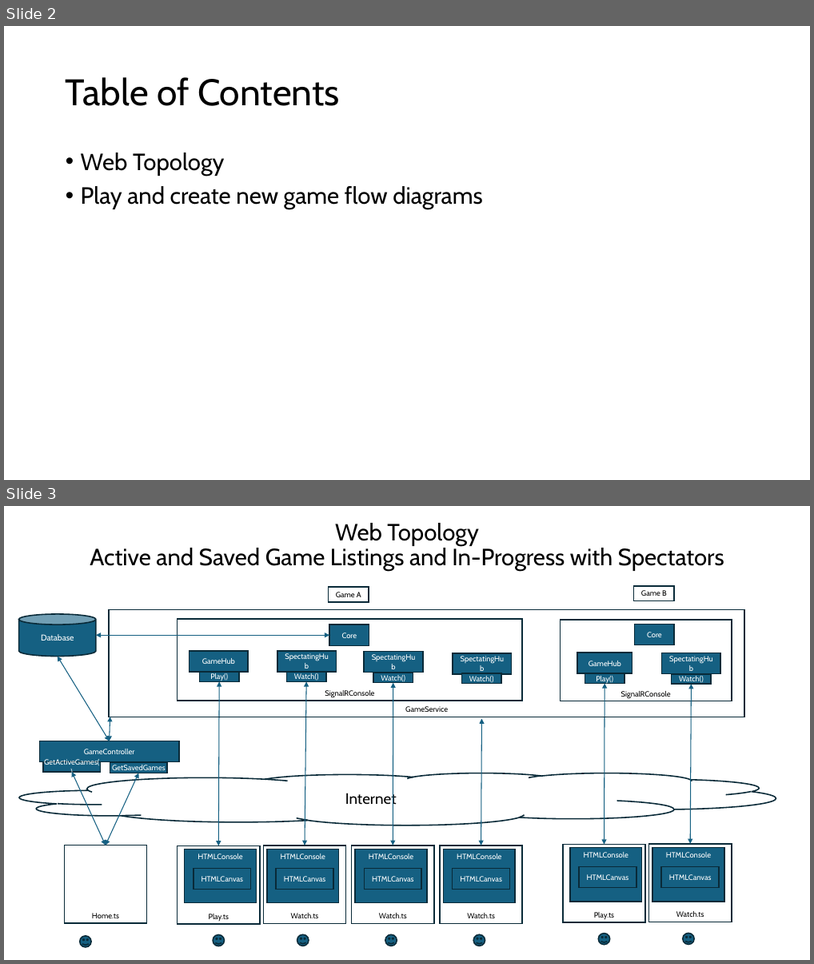
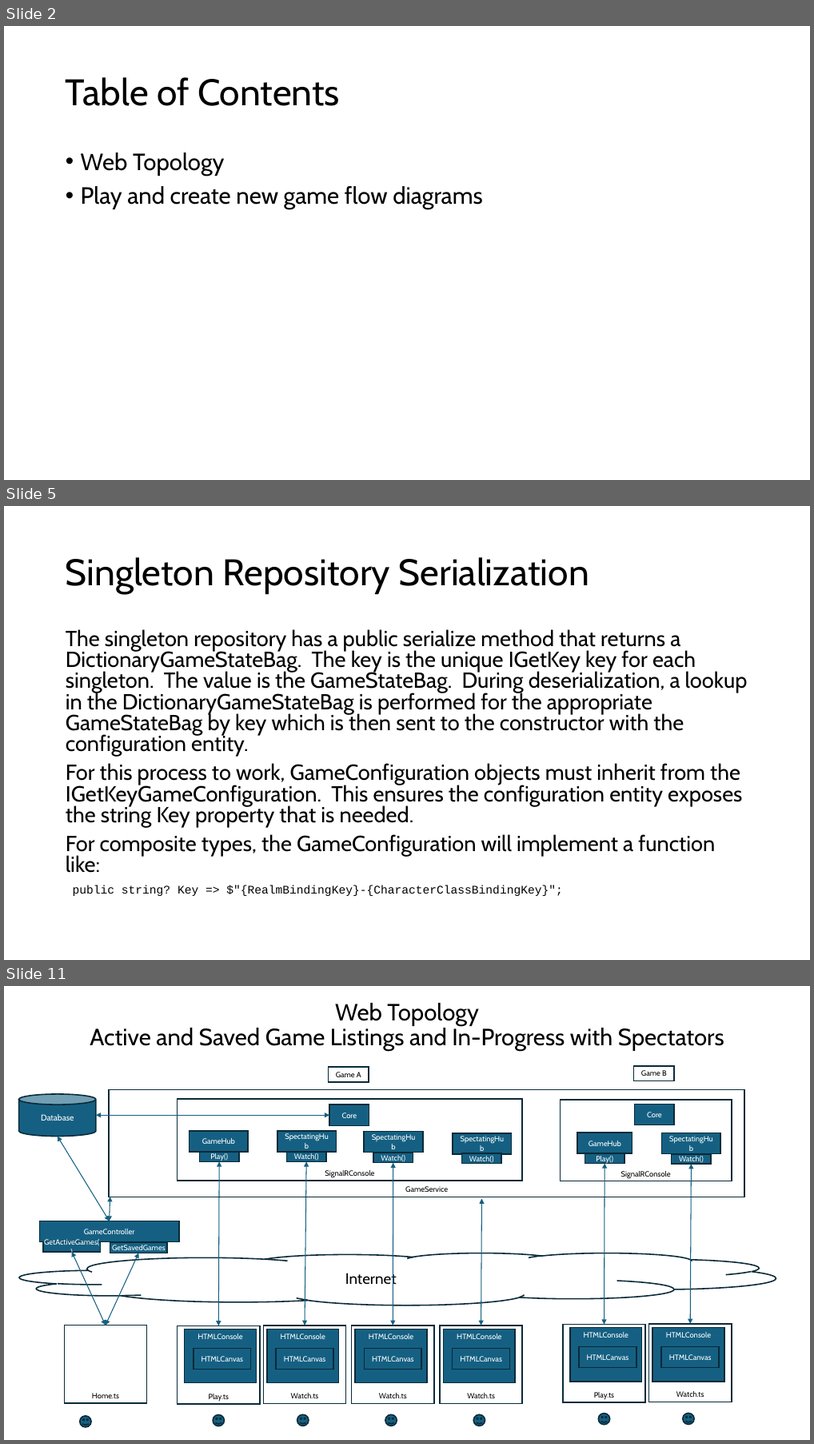
Before and after one commit to marcjohnston/AngbandOS, a slide deck: Documents/Object Property Design and Binding.pptx. Shown one above the other, each under a label of ours: slides 2 and 3 before the commit, slides 2, 5 and 11 after it; the slides between them are not shown. The pictures are 814x964 and 814x1444 pixels, drawn with LibreOffice and Linux fonts; fonts in the diff are those of the drawing. Boxes give left, top, right and bottom in pixels: in the first picture for what was removed or moved away, otherwise in the second. Text is boxed around its words. In the diff, an @@ line names an element or a change of style, - is before the commit and + after.

Commit message:
Updated the Powerpoint with serialization details.

```diff
--- a/Documents/Object Property Design and Binding.pptx
+++ b/Documents/Object Property Design and Binding.pptx
@@ slide 5 added at (4, 506, 810, 960), background #FFFFFF @@
@@ title added at (66, 557, 590, 594), 44 pt, text #000000 @@
+Singleton Repository Serialization
@@ text added at (66, 629, 748, 896), 25.9 pt, text #000000 @@
+The singleton repository has a public serialize method that returns a DictionaryGameStateBag. The key is the unique IGetKey key for each singleton. The value is the GameStateBag. During deserialization, a lookup in the DictionaryGameStateBag is performed for the appropriate GameStateBag by key which is then sent to the constructor with the configuration entity.
+For this process to work, GameConfiguration objects must inherit from the IGetKeyGameConfiguration. This ensures the configuration entity exposes the string Key property that is needed.
+For composite types, the GameConfiguration will implement a function like:
+public string? Key => $"{RealmBindingKey}-{CharacterClassBindingKey}";
@@ what was slide 3 is now slide 11 @@
```
Also in this commit, not shown: 7 other slides added, 1 other file.
